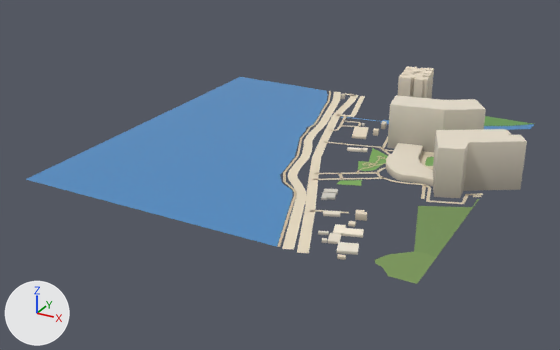
The glTF model public/assets/bengaluru-region-v1/tiles/t33_-7-l0.glb: old version first, new version second.
One viewpoint serves both versions: a camera (50 mm lens) standing at (17189.0, -4109.0, 386.0) and looking at (16739.0, -3292.0, -23.0). The axes (+X, +Y, +Z) are drawn at lower left. The lights are the same throughout. The first picture is the older version. Vertices at exactly the same position are counted once.

The first picture shows 'building', 'ground', 'water'.
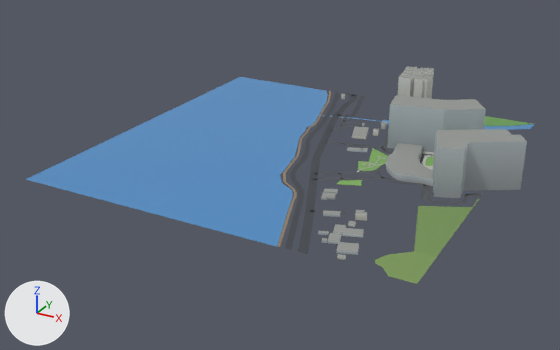
The change, as a diff of the scene's bpy script:
```diff
--- a/public/assets/bengaluru-region-v1/tiles/t33_-7-l0.glb.py
+++ b/public/assets/bengaluru-region-v1/tiles/t33_-7-l0.glb.py
@@ me_building @@
 # used by ob_building; location = (16500.0, -3500.0, 0.0)
-me_building.from_pydata(...)  # 574 vertices, 827 faces; spans x 204.0..535.0, y 8.0..494.0, z 0.0..64.0
+me_building.from_pydata(...)  # 574 vertices, 1070 faces; spans x 204.0..535.0, y 8.0..494.0, z 0.0..64.0
+# me_building part 1: 827 kept faces spanning x 204.0..535.0, y 8.0..494.0, z 0.0..64.0 get new vertex colours
+# edits to the shape of me_building do not show in these pictures
 me_building.materials.append(mat_building)
@@ me_ground @@
 # used by ob_ground; location = (16500.0, -3500.0, 0.0)
-me_ground.from_pydata(...)  # 877 vertices, 828 faces; spans x 170.0..502.0, y -2.0..504.0, z 1.0
+me_ground.from_pydata(...)  # 877 vertices, 828 faces; spans x 170.0..500.0, y 0.0..500.0, z 1.0
+# me_ground part 2: the loose piece of 50 vertices spanning x 179.0..369.0, y -2.0..503.0, z 1.0 is rebuilt with 50 vertices and now spans x 181.0..367.0, y 0.0..500.0, z 1.0
+# me_ground part 3: 49 vertices moved from x 170.0..361.0, y -1.0..501.0, z 1.0 to x 170.0..363.0, y 0.0..500.0, z 1.0; 8 vertices removed from x 211.0..385.0, y -2.0..499.0, z 1.0; 8 vertices added at x 212.0..385.0, y 0.0..500.0, z 1.0
+# me_ground part 4: 580 kept faces spanning x 170.0..500.0, y 0.0..500.0, z 1.0 get new vertex colours; the middle colour goes from beige #d7c9ae to grey #afb2a9
+# other edits to the shape of me_ground do not show in these pictures
 me_ground.materials.append(mat_ground)
```

Boxes (x1, y1, x2, y2) around the edits, measured in the pictures (560 x 350 px; the box of a moved part takes in the faces that stretch with it):
'ground', reshaped
    before: (277, 91, 532, 284)
    after: (278, 91, 532, 284)
part 1 of me_building, recoloured
    both: (318, 66, 527, 260)
part 2 of me_ground, rebuilt (8% narrower)
    before: (282, 92, 341, 249)
    after: (285, 92, 339, 250)
part 3 of me_ground, moved or reshaped
    before: (277, 95, 365, 253)
    after: (278, 95, 365, 254)
part 4 of me_ground, recoloured
    both: (280, 91, 483, 241)
